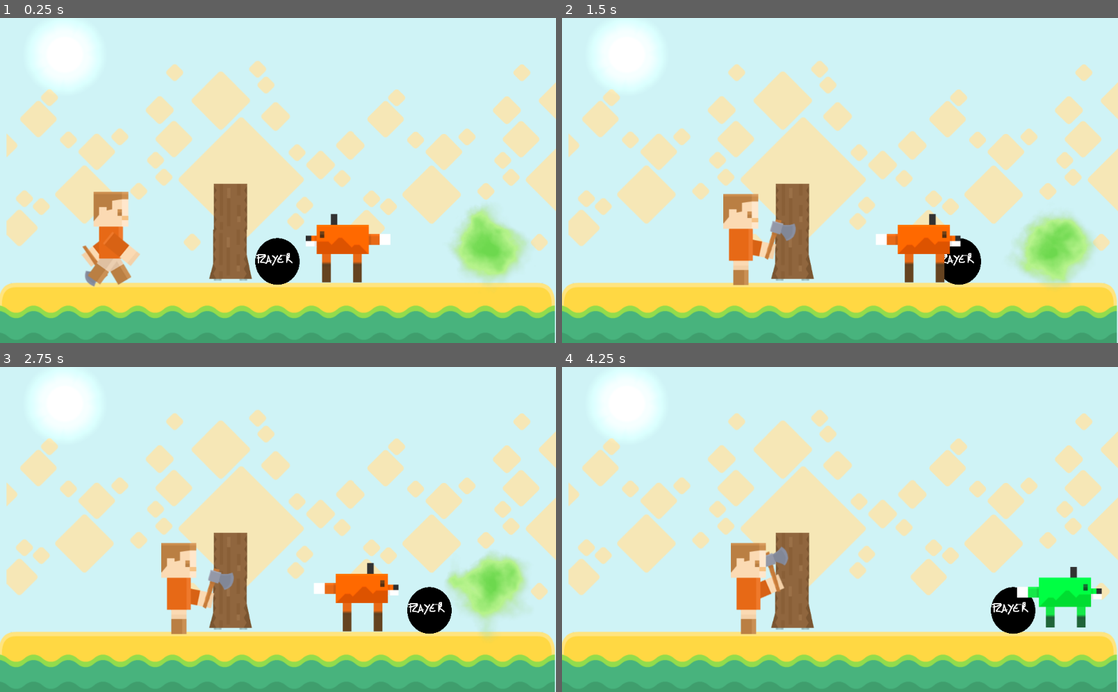
Above: before the commit, frames 1-4 (two rows, left to right).
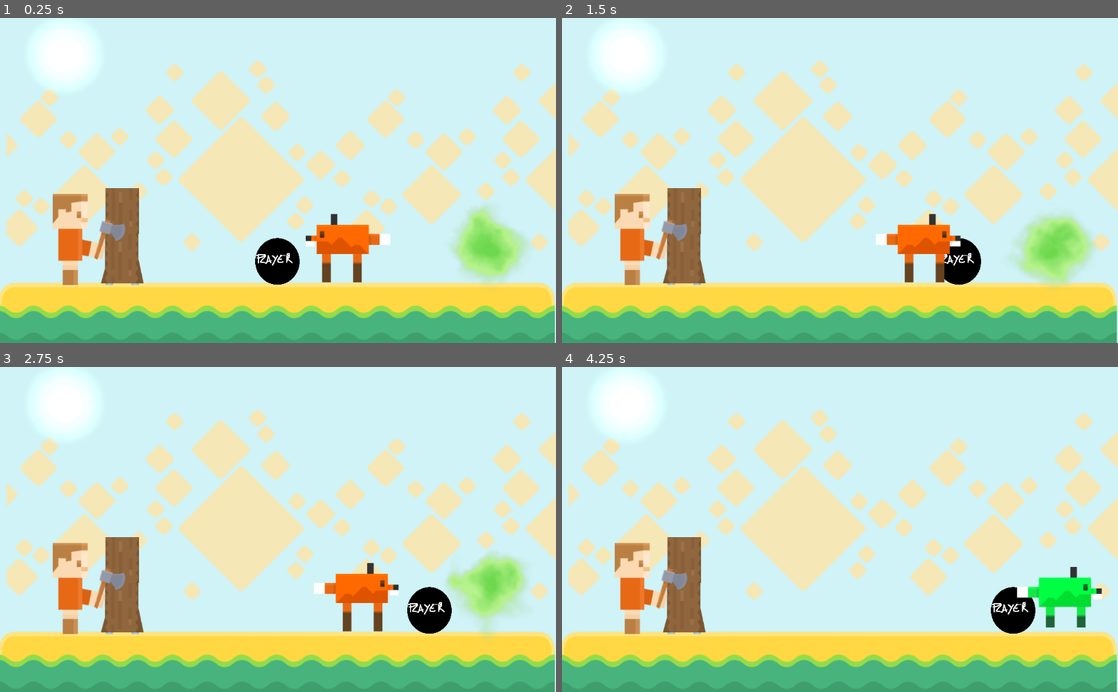
Above: after the commit, the same moments.

Repository: thiagola92/gamejamplus-2020
Game: Godot game, scene res://scenes/Main.tscn
The game is run twice, just before and just after one commit, with the same random seed, the same clock (stepped at 60 frames per second) and the same inputs. The project has no main scene, so this scene is started directly.
Inputs:
- Up to frame 1 (0.25 s): no input
- Up to frame 2 (1.5 s): hold D 0.53-1.28 s; hold A from 1.28 s (still down)
- Up to frame 3 (2.75 s): release A at 2.03 s; hold D from 2.03 s (still down)
- Up to frame 4 (4.25 s): release D at 3.53 s; hold A from 3.53 s (still down)

The runs differ from the first frame. In frame 1, 5.7% of the frame differs, in the area x 9-46%, y 50-83%; in frame 2, 6.8%; in frame 3, 6.8%; in frame 4, 6.8%.

Commit message:
Revert "Buff Pice Timer"
This reverts commit 02ef342185de24ebc0c0fe8e1e78ab4fe37926bb.

Diff:
--- a/Game/scenes/Main.tscn
+++ b/Game/scenes/Main.tscn
@@ -79,7 +79,7 @@
 z_index = 1
 
 [node name="Wall" parent="." instance=ExtResource( 3 )]
-position = Vector2( 426.727, 418.614 )
+position = Vector2( 227.452, 426.855 )
 scale = Vector2( 0.7, 0.7 )
 script = null
 
@@ -96,9 +96,6 @@
 scale = Vector2( 4.2508, 2.55031 )
 z_index = -1
 texture = ExtResource( 5 )
-__meta__ = {
-"_edit_lock_": true
-}
 
 [node name="set2_tiles" type="Sprite" parent="."]
 position = Vector2( 334.667, 280.82 )
--- a/Game/scripts/Buff_Pice.gd
+++ b/Game/scripts/Buff_Pice.gd
@@ -10,7 +10,6 @@
 # Called when the node enters the scene tree for the first time.
 func _ready():
 	$AnimatedSprite.play("default")
-
 	pass # Replace with function body.
 
 
@@ -22,4 +21,4 @@
 
 func _on_Buff_Pice_body_entered(body):
 	obj.get_buff("pice")
-	get_parent().remove_child(self)
+	queue_free()
--- a/Game/scripts/Guaraná.gd
+++ b/Game/scripts/Guaraná.gd
@@ -44,6 +44,5 @@
 	walking = "normal_walking"
 	flip_walking = "flip_normal_walking"
 
-
 func _on_Buff_Time_timeout():
 	lost_buff()
